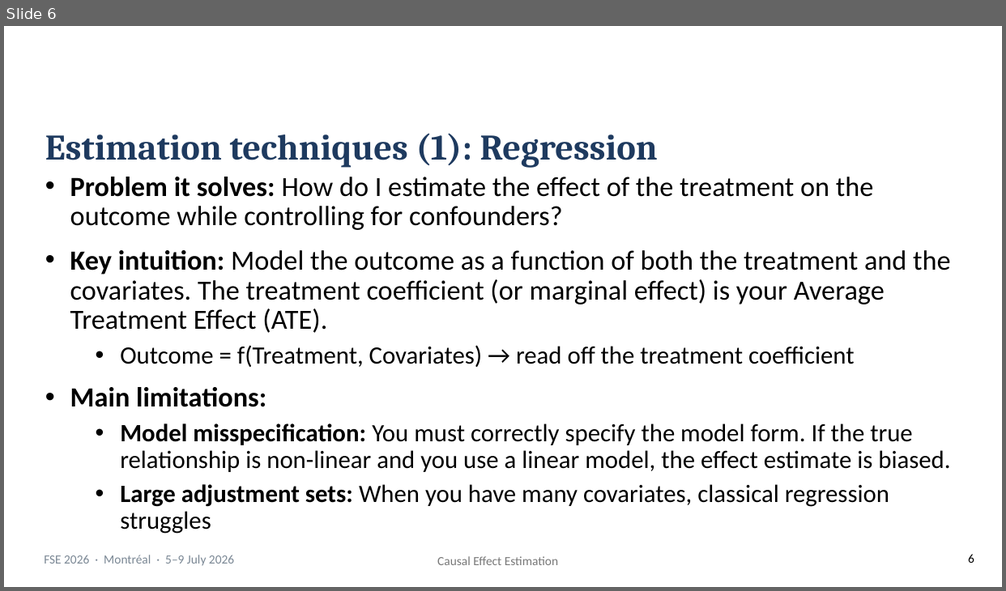
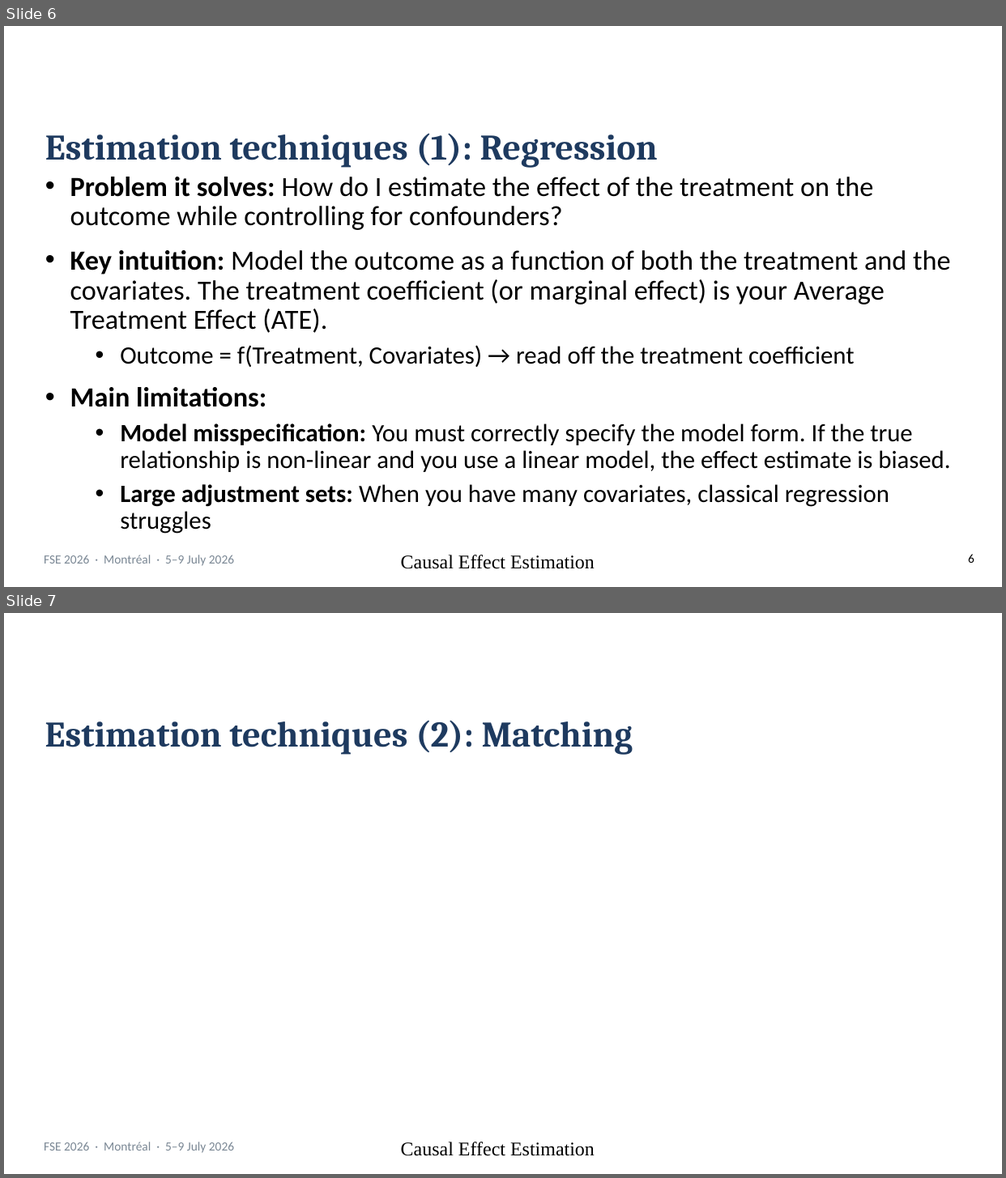
Before and after one commit to martinheyn/CI4SE_Tutorial, a slide deck: slides/Part 5 Causal Effect Estimation.pptx. Shown one above the other, each under a label of ours: slide 6 before the commit, slides 6 and 7 after it. The pictures are 1006x591 and 1006x1178 pixels, drawn with LibreOffice and Linux fonts; fonts in the diff are those of the drawing; background and template pictures are left out. Boxes give left, top, right and bottom in pixels: in the first picture for what was removed or moved away, otherwise in the second. Text is boxed around its words. In the diff, an @@ line names an element or a change of style, - is before the commit and + after.

```diff
--- a/slides/Part 5 Causal Effect Estimation.pptx
+++ b/slides/Part 5 Causal Effect Estimation.pptx
@@ slide 7 added at [4, 613, 1002, 1174], background #FFFFFF; not listed: 1 template element that a slide beside it also shows @@
@@ text added at [45, 720, 633, 755], 26 pt, text #1E3A5F, bold @@
+Estimation techniques (2): Matching
@@ text added at [401, 1142, 594, 1157], 14 pt, text #000000 @@
+Causal Effect Estimation
@@ slide 6 changed as well @@
@@ text "Causal Effect Estimation" at [401, 555, 594, 570]: size 9 to 14 pt, font Calibri to Times New Roman, text colour #797979 to #000000 @@
```
Also in this commit, not shown: 4 other slides changed, 3 other files.
